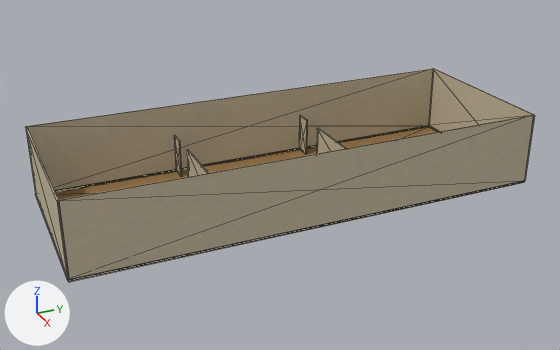
What one commit did to the glTF model Game/Assets/Models/Stage/Stage_ver2.gltf.
Both versions are drawn from a 50 mm lens placed at (111.5, -51.1, 58.4), pointed at (0.9, -1.3, 3.1). Arrows for +X, +Y and +Z are at lower left; the lights stay in place. Mesh edges are drawn as thin lines.

In view in the first picture: '立方体.007', '立方体.008', '立方体.009', '立方体.010', '立方体.011'.
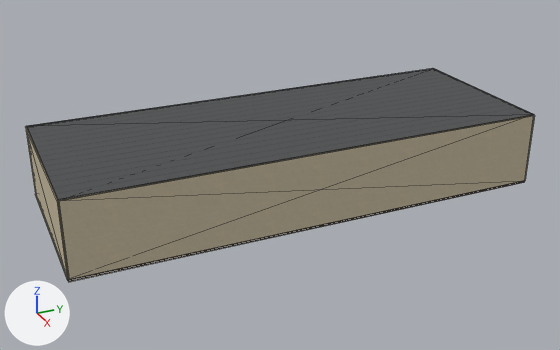
Where the newer file only moved an object's origin or applied its transform, the numbers keep the older frame.

What changed in the scene script:
```text
Add img_roof_normal:
    img_roof_normal = load_image('Roof_Normal', 'Roof_Normal.png', 256, 256, 'Non-Color')
Add img_roof_base:
    img_roof_base = load_image('Roof_Base', 'Roof_Base.png', 256, 256, 'sRGB')
Add img_roof_metallic_roof_roughness:
    img_roof_metallic_roof_roughness = load_image('Roof_Metallic-Roof_Roughness', 'Roof_Metallic-Roof_Roughness.png', 256, 256, 'Non-Color')
Add mat_roof:
    mat_roof = bpy.data.materials.new('Roof')
    # uses the picture img_roof_base
    # uses the picture img_roof_metallic_roof_roughness
    # uses the picture img_roof_normal
Add me_立方体_012:
    me_立方体_012.from_pydata(...)  # a box spanning x -15.0..15.0, y -40.0..40.0, z 12.4..12.6
    me_立方体_012.materials.append(mat_roof)
Add ob_立方体_012:
    ob_立方体_012 = bpy.data.objects.new('立方体.012', me_立方体_012)
    ob_立方体_012.location = (0.0, 0.0, 0.0)
```

What differs and where, as boxes [x1, y1, x2, y2] in the pictures (560 x 350 px):
'立方体.012', added
    after: [26, 68, 534, 200]
'立方体.008', unchanged, covered by the edit
    before: [26, 69, 433, 192]
'立方体.010', unchanged, covered by the edit
    before: [428, 69, 533, 132]
'立方体.011', unchanged, covered by the edit
    before: [55, 126, 524, 282]
    after: [68, 182, 524, 282]
